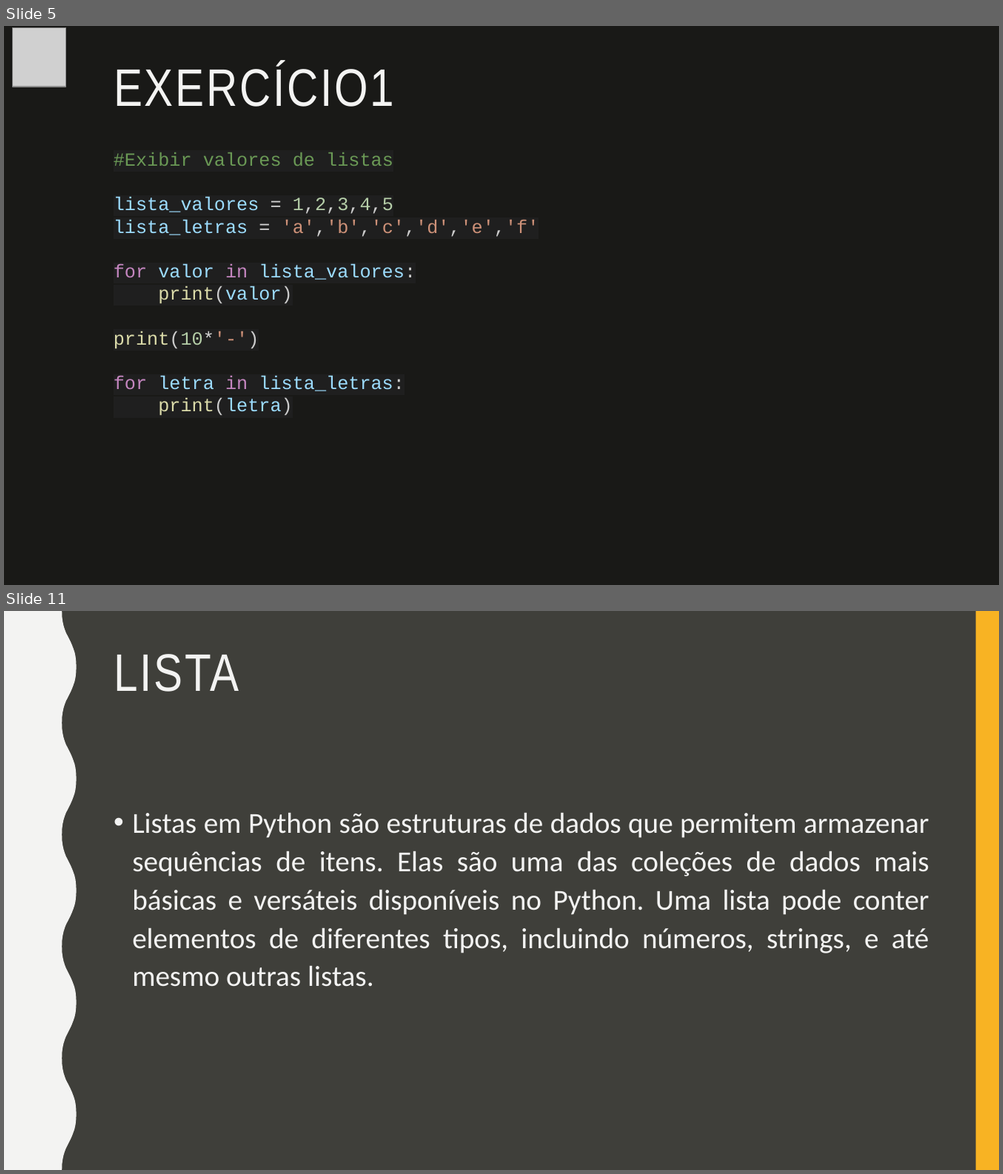
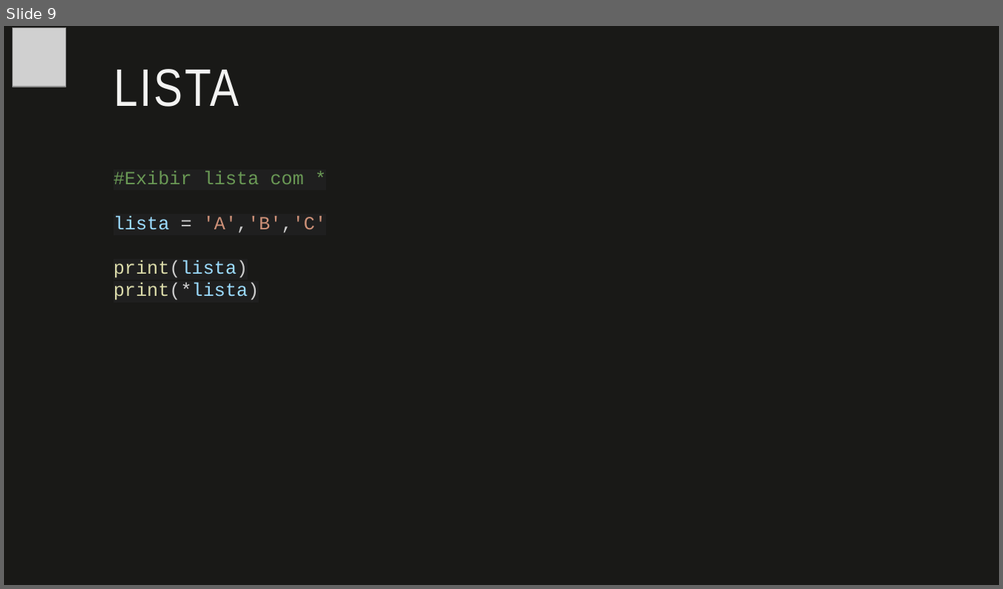
Before and after one commit to fabio-sudo/PythonCurso, a slide deck: Python_Dev/Material Python/9 - Metodos Uteis em Python.pptx. Shown one above the other, each under a label of ours: slides 5 and 11 before the commit, slide 9 after it; the slides between them are not shown. The pictures are 1003x1174 and 1003x589 pixels, drawn with LibreOffice and Linux fonts; fonts in the diff are those of the drawing; grey boxes stand for pictures. Boxes give left, top, right and bottom in pixels: in the first picture for what was removed or moved away, otherwise in the second. Text is boxed around its words. In the diff, an @@ line names an element or a change of style, - is before the commit and + after.

```diff
--- a/Python_Dev/Material Python/9 - Metodos Uteis em Python.pptx
+++ b/Python_Dev/Material Python/9 - Metodos Uteis em Python.pptx
@@ slide 11 removed at [4, 611, 999, 1170], background #3F3F3A @@
@@ freeform shape removed at [4, 611, 77, 1170] @@
@@ rectangle removed at [976, 611, 999, 1170] @@
@@ title removed at [114, 654, 239, 692] @@
-LISTA
@@ text removed at [132, 813, 929, 987] @@
-• Listas em Python são estruturas de dados que permitem armazenar sequências de itens. Elas são uma das coleções de dados mais básicas e versáteis disponíveis no Python. Uma lista pode conter elementos de diferentes tipos, incluindo números, strings, e até mesmo outras listas.
@@ what was slide 5 is now slide 9 @@
@@ slide 9 changed as well @@
@@ title at [114, 69, 239, 107]: text changed @@
-EXERCÍCIO1
+LISTA
@@ text removed at [114, 153, 539, 416] @@
-#Exibir valores de listas
-lista_valores = 1,2,3,4,5
-lista_letras = 'a','b','c','d','e','f'
-for valor in lista_valores:
-print(valor)
-print(10*'-')
-for letra in lista_letras:
-print(letra)
@@ text added at [114, 171, 326, 301], 18 pt, text #6A9955 @@
+#Exibir lista com *
+lista = 'A','B','C'
+print(lista)
+print(*lista)
```
Also in this commit, not shown: 11 slides added, 21 other slides removed, 8 other files.
